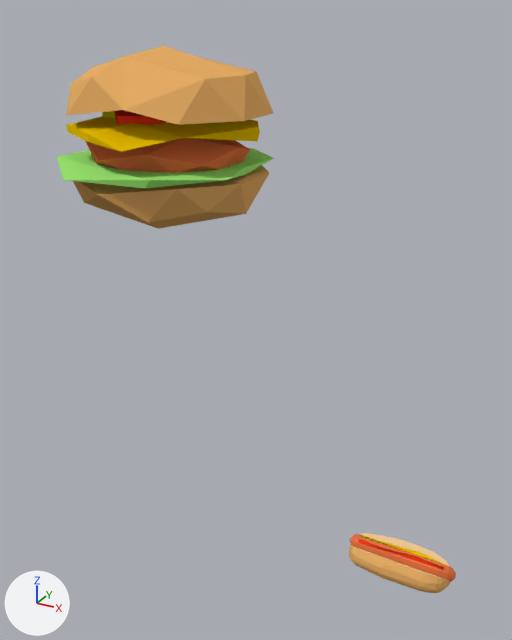
One commit to the Blender file blender2.77a/low-poly/objects/food/hotdog/hotdog.blend: the scene before it, then after it.
Camera for both pictures: a 50 mm camera at (0.424, -1.612, 1.473) aimed at (-0.241, -0.403, 0.869). The axes (+X, +Y, +Z) are drawn at lower left. The lights are the same throughout.
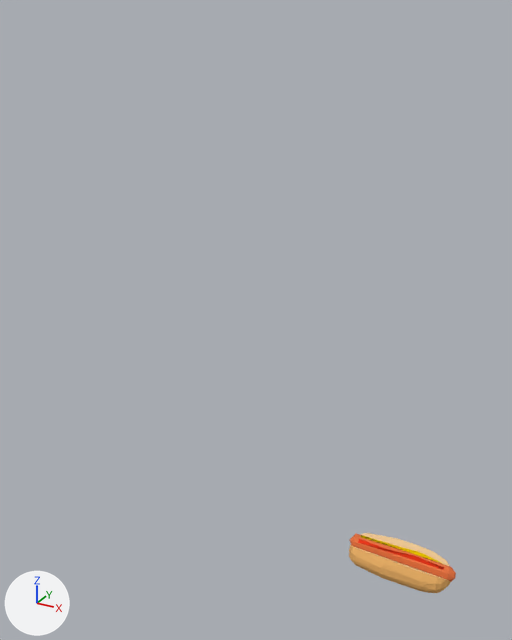
Where the change shows, as pixel boxes [x1, y1, x2, y2] in the pictures (512 x 640 px):
'Icosphere', deleted (orange): before [56, 46, 274, 229]
    faces in mat_burger_bun_000 (orange #e7ae66): [66, 46, 273, 229]
    faces in mat_meat_patty_000 (orange #e77545): [86, 138, 250, 173]
    faces in mat_cheese_000 (yellow #e7bd00): [66, 116, 260, 152]
    faces in mat_lettuce_000 (green #9ae771): [56, 148, 274, 188]
    faces in mat_tomato_sauce_000 (red #e7371d): [115, 110, 166, 124]

The change, as a diff of the scene's bpy script:
```diff
--- a/blender2.77a/low-poly/objects/food/hotdog/hotdog.blend.py
+++ b/blender2.77a/low-poly/objects/food/hotdog/hotdog.blend.py
@@ ob_icosphere @@
-ob_icosphere = bpy.data.objects.new('Icosphere', me_icosphere)
-ob_icosphere.location = (-0.197, -0.746, 1.348)
-ob_icosphere.scale = (0.158, 0.134, 0.15)
```
